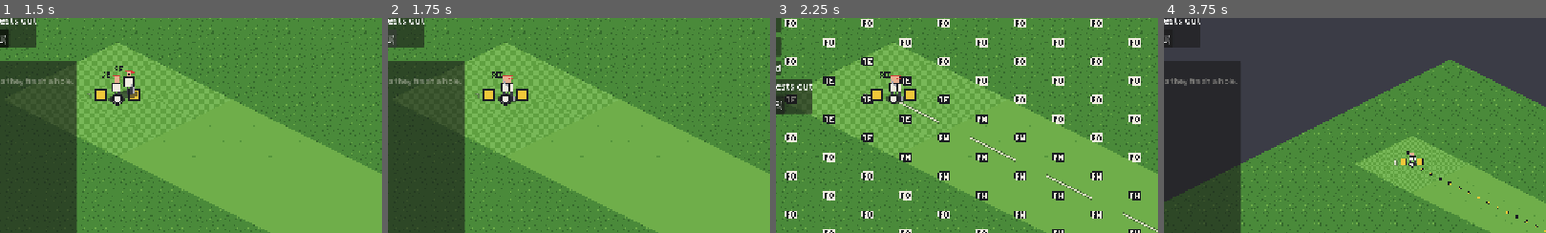
Above: before the commit, frames 1-4 (left to right).
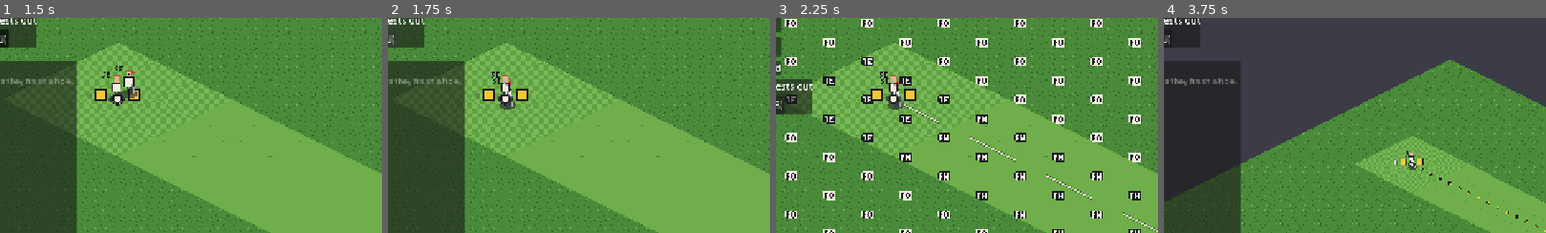
Above: after the commit, the same moments.

Repository: avdrav1/prestwick
Game: Godot game, scene res://tests/fixtures/guest_flight_shot_landing.tscn
Same seed, same stepped clock (60 frames per second), same inputs: the game is played once before the commit and once after it. This scene is started directly instead of the project's main scene.
Inputs:
- Up to frame 1 (1.5 s): click "1x (1)" at 0.5 s; click "3x (3)" at 1.25 s
- Up to frame 2 (1.75 s): no input
- Up to frame 3 (2.25 s): click "Back to Build (Tab)" at 2 s
- Up to frame 4 (3.75 s): click "tee" at 2.75 s; click "Play hole (Tab)" at 3.5 s
The pictures show only the part of the screen within x 15-65%, y 13-63%; the shares and areas given below are measured in that part.

Frame 1 is identical in both runs. In frame 2, 0.3% of the frame differs, in the area x 27-34%, y 24-43%; in frame 3, 0.3%; in frame 4, less than 0.1%.

Commit message:
story: E3-S38 Tidy the guests' handoffs on tee and green
The open case: a partner walking off the tee sidesteps across its walk
line round the next striker (GuestView.pass_room, pass_room_yd 0.75),
so it never passes over it: closest walker 0.75 yd on seed 7 (0.09
before), every step no faster than a walk.

Co-Authored-By: Claude Opus 5.5 <noreply@anthropic.com>

Diff:
--- a/scenes/guest_view.gd
+++ b/scenes/guest_view.gd
@@ -103,6 +103,11 @@
 	var at: Vector2
 	## E3-S38: the step aside it takes now for a groupmate's swing, yards (in `at`; strike_room).
 	var room: Vector2 = Vector2.ZERO
+	## E3-S38: the sidestep it takes now walking past a striker, yards (in `at`; pass_room),
+	## and the way it steps for each striker ({guest id: unit vector}, kept while it steps
+	## aside for that striker, so a new walk leg keeps the same side).
+	var aside: Vector2 = Vector2.ZERO
+	var pass_sides: Dictionary = {}
 	## The hole and stroke count last seen, to spot a new stroke.
 	var hole: GuestHole
 	var strokes_seen: int = 0
@@ -293,6 +298,42 @@
 	return Vector2(-1.0, -1.0).normalized() * tuning.strike_room_yd * room
 
 
+## E3-S38: the sidestep, yards, a figure drawn at `at` and walking along `dir` (unit) takes past
+## a groupmate that swings (or eases its spread back): across its walk line, away from the
+## striker, so its distance to the striker never falls under `pass_room_yd` on a straight walk.
+## The step is `pass_room_yd` less the walk line's distance from the striker, times
+## 1 - (along / reach)^2 where `along` is how far the figure is from the striker along its walk
+## (reach two strike_room_yd: wide enough that the eased step never dips inside), times how far
+## the striker's spread has closed. Smooth both ways and always to one side of each striker
+## (kept in `pass_sides` while it steps), so a walker bends round the striker, never orbits it.
+func pass_room(f: Figure, at: Vector2, dir: Vector2) -> Vector2:
+	var clear := tuning.pass_room_yd
+	var reach := maxf(2.0 * tuning.strike_room_yd, clear * 1.5)
+	var normal := Vector2(-dir.y, dir.x)
+	var out := Vector2.ZERO
+	var sides := {}
+	for other: Figure in _figures.values():
+		if other == f or other.guest.group_id != f.guest.group_id or other.spread >= 1.0:
+			continue
+		var rel := at - other.at
+		var along := rel.dot(dir)
+		var bump := 1.0 - (along / reach) * (along / reach)
+		if bump <= 0.0:
+			continue
+		var perp := rel.dot(normal)
+		var side := 1.0 if perp >= 0.0 else -1.0
+		if f.pass_sides.has(other.guest.id):
+			side = 1.0 if (f.pass_sides[other.guest.id] as Vector2).dot(normal) >= 0.0 else -1.0
+		var need := maxf(clear - perp * side, 0.0) * bump * (1.0 - other.spread)
+		if need <= 0.0:
+			continue
+		sides[other.guest.id] = normal * side
+		if need > out.length():
+			out = normal * side * need
+	f.pass_sides = sides
+	return out
+
+
 ## Screen vector (CourseView space, x right, y down) of a step `d` in yards.
 func screen_vector(d: Vector2) -> Vector2:
 	var t := d / _field.yards_per_tile
@@ -333,12 +374,31 @@
 	else:
 		f.spread = minf(1.0, f.spread + delta * speed / maxf(tuning.spread_ease_s, 0.001))
 	f.at = f.from.lerp(f.to, p) + place_offset(g.place) * f.spread
-	f.room = strike_room(f, f.at)
+	# E3-S38: a figure walking this second sidesteps round a striker across its walk line
+	# (pass_room) instead of stepping back up the screen (strike_room), whose push would carry it
+	# across the line it steps aside from. Over the last yards of the walk the sidestep fades out
+	# and the step back fades in, so a walker that stops beside the striker (or swings next) is
+	# where a standing figure would be when it stops. Either step moves no faster than a walk.
+	var walker := g.state != Guest.State.PLAYING and f.from.distance_squared_to(f.to) > 1e-6
+	var step := guest_tuning.walk_yd_per_s * speed * delta
+	var walk_share := 0.0
+	if walker:
+		var end: Vector2 = g.walk.end() if g.walk != null else f.to
+		walk_share = clampf(f.at.distance_to(end) / maxf(4.0 * tuning.strike_room_yd, 0.001), 0.0, 1.0)
+	var room := strike_room(f, f.at) * (1.0 - walk_share)
 	if g.state == Guest.State.PLAYING:
 		# A striker that stood aside for the last stroke steps back to its ball as its own
 		# spread closes, so it neither jumps nor swings off its ball.
-		f.room *= f.spread
+		room *= f.spread
+	f.room = f.room.move_toward(room, step)
 	f.at += f.room
+	var aside := Vector2.ZERO
+	if walker:
+		aside = pass_room(f, f.at, (f.to - f.from).normalized()) * walk_share
+	else:
+		f.pass_sides = {}
+	f.aside = f.aside.move_toward(aside, step)
+	f.at += f.aside
 	var moving := walking and f.from.distance_squared_to(f.to) > 1e-6
 	var d := -1
 	if moving:
--- a/scenes/guest_view_tuning.gd
+++ b/scenes/guest_view_tuning.gd
@@ -20,6 +20,9 @@
 ## yards, in step with the striker's spread closing (GuestView.strike_room), so no standing
 ## partner is drawn over the striker on the tee.
 @export var strike_room_yd: float = 1.5
+## E3-S38: a groupmate walking past a striker sidesteps off its walk line so it passes at least
+## this far from it, yards (GuestView.pass_room), in step with the striker's spread closing.
+@export var pass_room_yd: float = 0.75
 ## The figure is never drawn under this share of its native 24 px on screen: at 0.5x zoom
 ## 1.0 draws it at twice its canvas size (art/specs/golfer.md: reads at 0.5x).
 @export var figure_min_screen_scale: float = 1.0
--- a/scenes/guest_view_tuning.tres
+++ b/scenes/guest_view_tuning.tres
@@ -10,5 +10,6 @@
 on_screen_margin_px = 32.0
 spread_ease_s = 0.5
 strike_room_yd = 1.5
+pass_room_yd = 0.75
 figure_min_screen_scale = 1.0
 ball_scale = 0.7
--- a/tests/fixtures/guest_flight_shot.gd
+++ b/tests/fixtures/guest_flight_shot.gd
@@ -21,6 +21,10 @@
 @export var landing_ticks: float = 15.0
 ## E3-S38: pause mid-swing on a tee with partners beside the striker.
 @export var catch_tee_swing: bool = false
+## E3-S38 (open case): pause as a partner walking off the tee sidesteps round the next striker
+## (GuestView.pass_room) on hole 1, the framed tee, so the picture shows the walker bending round it.
+##   scripts/screenshot.sh tests/fixtures/guest_flight_shot_walk_past.tscn out.png 600
+@export var catch_walk_past: bool = false
 ## The guest days' base seed (GuestSim.start), or below 0 for the course's own.
 @export var day_base_seed: int = -1
 
@@ -49,6 +53,13 @@
 	if caught:
 		return
 	for f: GuestView.Figure in main.guest_view.figures().values():
+		if catch_walk_past:
+			if f.anim == GolferArt.Anim.WALK and f.guest.hole != null and f.guest.hole.hole.number == 1 \
+					and f.aside.length() > 0.6 * main.guest_view.tuning.pass_room_yd:
+				caught = true
+				main.guest_sim.set_speed(0.0)
+				return
+			continue
 		if catch_tee_swing:
 			if f.guest.state == Guest.State.PLAYING and f.guest.hole.strokes.size() == 1 \
 					and f.spread <= 0.0 \
--- /dev/null
+++ b/tests/fixtures/guest_flight_shot_walk_past.tscn
@@ -0,0 +1,8 @@
+[gd_scene load_steps=2 format=3]
+
+[ext_resource type="Script" path="res://tests/fixtures/guest_flight_shot.gd" id="1_shot"]
+
+[node name="GuestFlightShotWalkPast" type="Node2D"]
+script = ExtResource("1_shot")
+catch_walk_past = true
+day_base_seed = 7
--- a/tests/test_guest_view.gd
+++ b/tests/test_guest_view.gd
@@ -241,7 +241,8 @@
 func test_no_two_figures_of_one_group_on_one_spot_while_one_strikes() -> void:
 	var sim := _sim(GuestCourse.course(), 7)
 	var view := _view(sim, Rect2(-1e5, -1e5, 2e5, 2e5))
-	var seen := {"frames": 0, "tee": 0, "closest": INF, "prev": {}, "jump": 0.0}
+	var seen := {"frames": 0, "tee": 0, "closest": INF, "prev": {}, "jump": 0.0,
+			"walkers": 0, "walk_closest": INF, "pass_jump": 0.0, "prev_pass": {}}
 	var check := func() -> bool:
 		var by_group := {}
 		for f: GuestView.Figure in view.figures().values():
@@ -261,10 +262,14 @@
 				continue  # off the tee partners stand at their own balls, wherever they lie
 			seen.tee += 1
 			for b: GuestView.Figure in figs:
-				# A partner walking off after its own tee shot is not standing on the tee.
-				if b == striker or b.anim == GolferArt.Anim.WALK:
+				if b == striker:
 					continue
 				var d := striker.at.distance_to(b.at)
+				# E3-S38: a partner walking off after its own tee shot sidesteps round the
+				# striker too (pass_room), so it never passes over it either.
+				if b.anim == GolferArt.Anim.WALK:
+					seen.walk_closest = minf(seen.walk_closest, d)
+					seen.walkers += 1
 				seen.closest = minf(seen.closest, d)
 				assert_gt(d, SAME_SPOT_YD, "guest %d of group %d drawn %.2f yd from %d striking on the tee"
 						% [b.guest.id, b.guest.group_id, d, striker.guest.id])
@@ -272,15 +277,23 @@
 				# A partner's step back grows and goes smoothly (walkers move anyway).
 				if f != striker and f.anim != GolferArt.Anim.WALK and prev.has(f.guest.id):
 					seen.jump = maxf(seen.jump, f.room.distance_to(prev[f.guest.id]))
+		var prev_pass: Dictionary = seen.prev_pass
 		for f: GuestView.Figure in view.figures().values():
 			prev[f.guest.id] = f.room
+			# A walker's sidestep grows and goes smoothly.
+			if prev_pass.has(f.guest.id):
+				seen.pass_jump = maxf(seen.pass_jump, f.aside.distance_to(prev_pass[f.guest.id]))
+			prev_pass[f.guest.id] = f.aside
 		return false
 	_run(sim, view, check, 60 * 150)
 	assert_gt(seen.tee, 30, "many frames of a tee shot with partners on the tee")
+	assert_gt(seen.walkers, 10, "frames of a partner walking off the tee past a striker")
+	assert_lt(seen.pass_jump, view.guest_tuning.walk_yd_per_s * FRAME + 0.01,
+			"a walker sidesteps no faster than a walk")
 	var walk_step := view.guest_tuning.walk_yd_per_s * FRAME + 0.01
 	assert_lt(seen.jump, walk_step, "a standing partner steps aside no faster than a walk")
-	gut.p("%d frames with a striker in a group, %d on the tee; closest partner to the striker %.2f yd; a standing partner moved at most %.2f yd a frame"
-			% [seen.frames, seen.tee, seen.closest, seen.jump])
+	gut.p("%d frames with a striker in a group, %d on the tee; closest partner to the striker %.2f yd; a standing partner moved at most %.2f yd a frame; %d walker frames, closest %.2f yd, sidestep at most %.2f yd a frame"
+			% [seen.frames, seen.tee, seen.closest, seen.jump, seen.walkers, seen.walk_closest, seen.pass_jump])
 
 
 # --- swing, flight and walk in sync (E3-S20) ---
Binary file added: docs/decisions/e3-s38-walk-past.png
Not shown, changed: docs/BACKLOG.md
Not shown, changed: docs/design.md
